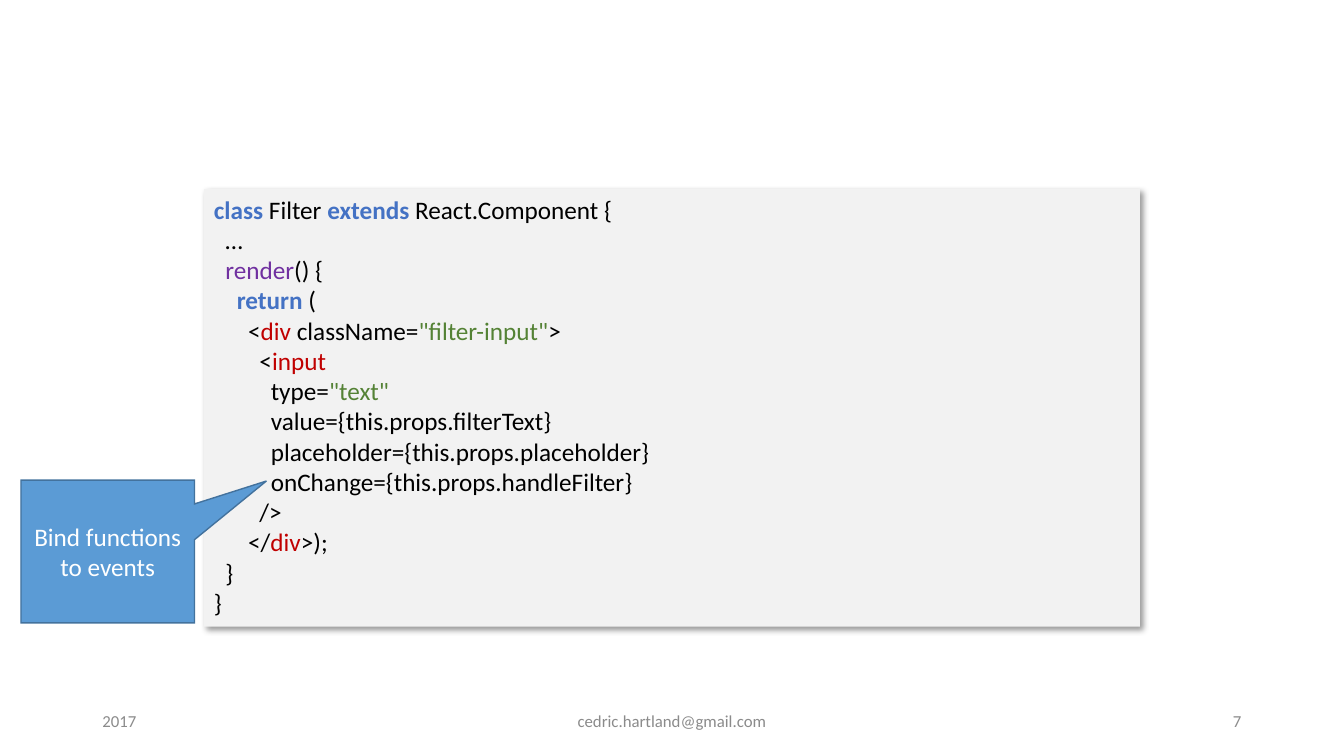
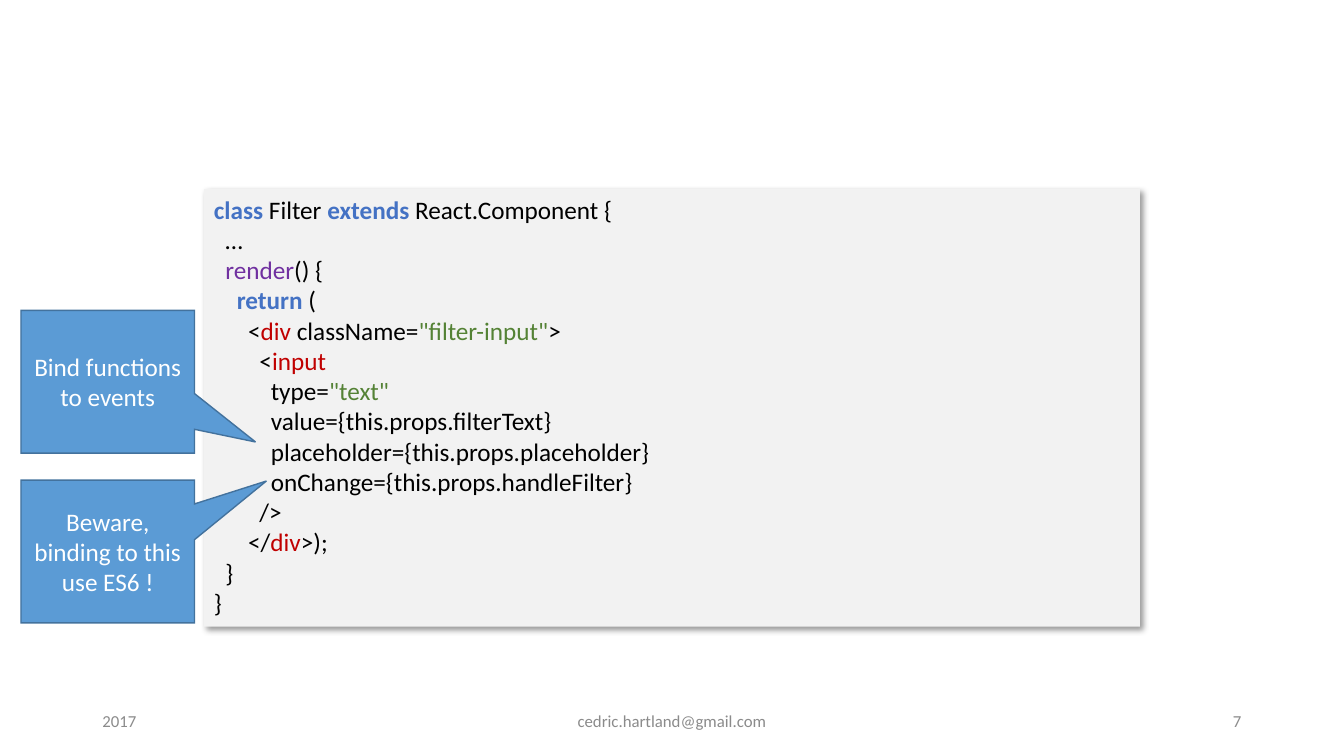
Before and after one commit to gigacool/react-redux-presentation, a slide deck: slide 7 of docs/React & Redux.pptx. Drawn at 1344x756 pixels with LibreOffice and Linux fonts; fonts in the diff are those of the drawing; background and template pictures are left out. Boxes give left, top, right and bottom in pixels: in the first picture for what was removed or moved away, otherwise in the second. Text is boxed around its words. In the diff, an @@ line names an element or a change of style, - is before the commit and + after.

```diff
--- a/docs/React & Redux.pptx
+++ b/docs/React & Redux.pptx
@@ speech box added at bbox=[21, 311, 195, 454], fill #5B9BD5, outline #43739E 1 pt, 18 pt, text #FFFFFF @@
+Bind functions to events
@@ text in speech box at bbox=[34, 515, 181, 591]: text changed @@
-Bind functions to events
+Beware, binding to this
+use ES6 !
```
Also in this commit, not shown: 4 other slides changed, 3 slides added, 3 other files.
